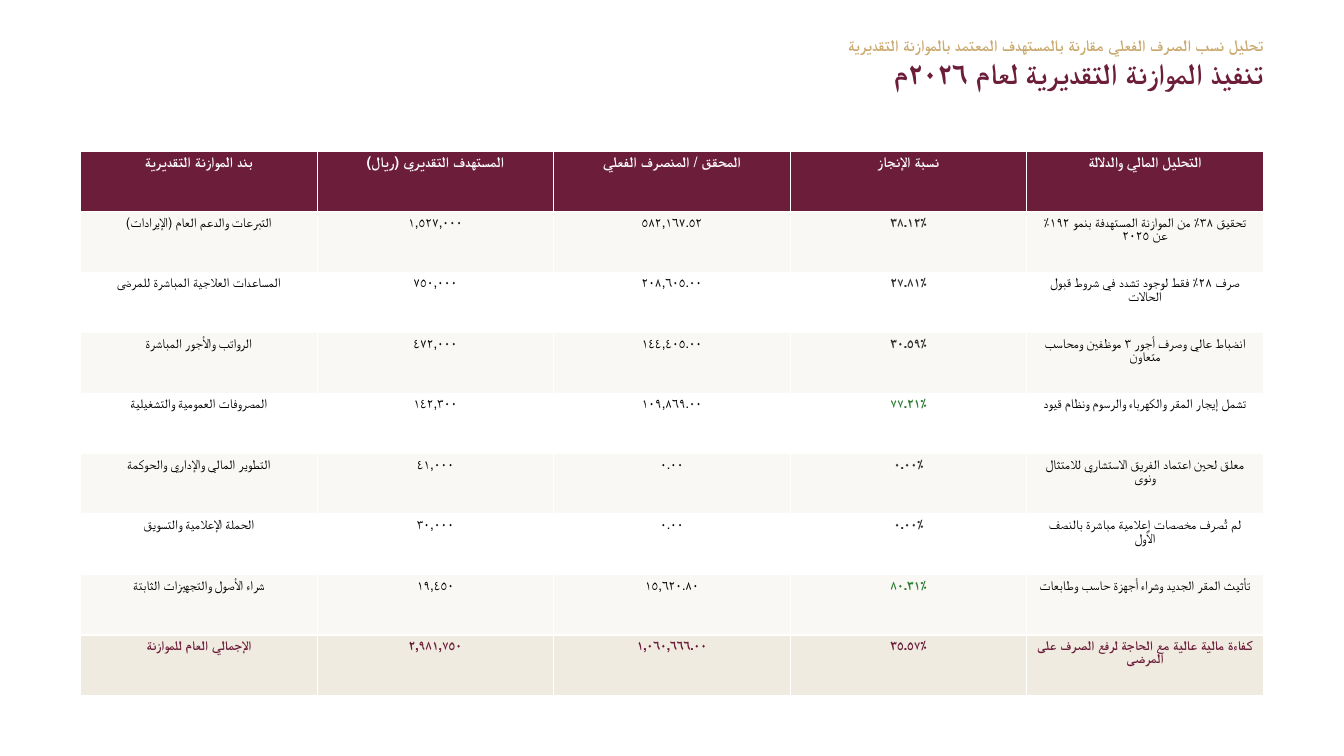
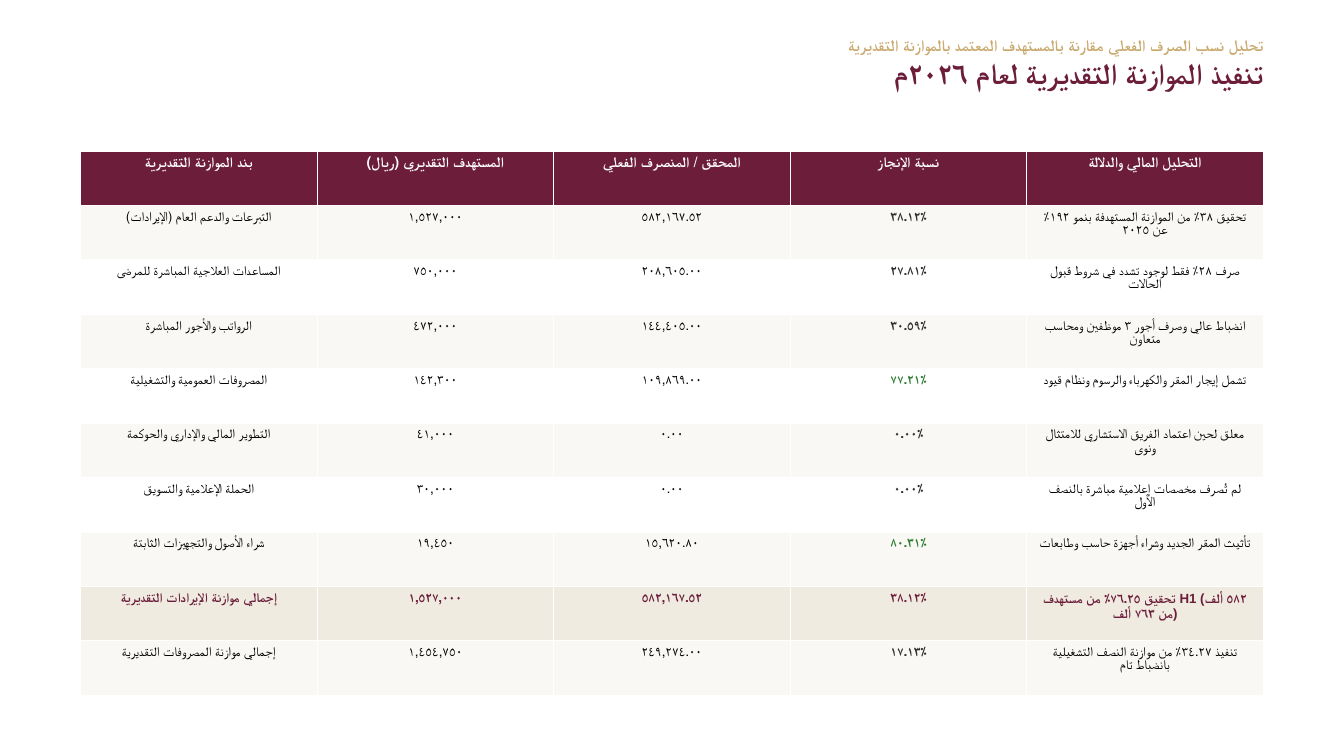
Before and after one commit to DevAseelWaleed/interactiveTabibiReport, a slide deck: slide 6 of التقرير_الاحترافي_المطور/عرض_تقديمي_جمعية_طبيبي_النصف_سنوي_٢٠٢٦.pptx. Drawn at 1344x756 pixels with LibreOffice and Linux fonts; fonts in the diff are those of the drawing. Boxes give left, top, right and bottom in pixels: in the first picture for what was removed or moved away, otherwise in the second. Text is boxed around its words. In the diff, an @@ line names an element or a change of style, - is before the commit and + after.

```diff
--- a/التقرير_الاحترافي_المطور/عرض_تقديمي_جمعية_طبيبي_النصف_سنوي_٢٠٢٦.pptx
+++ b/التقرير_الاحترافي_المطور/عرض_تقديمي_جمعية_طبيبي_النصف_سنوي_٢٠٢٦.pptx
@@ table at box(81, 151, 1265, 696) @@
-row 9: الإجمالي العام للموازنة | ٢,٩٨١,٧٥٠ | ١,٠٦٠,٦٦٦.٠٠ | ٣٥.٥٧٪ | كفاءة مالية عالية مع الحاجة لرفع الصرف على المرضى
+row 9: إجمالي موازنة الإيرادات التقديرية | ١,٥٢٧,٠٠٠ | ٥٨٢,١٦٧.٥٢ | ٣٨.١٢٪ | تحقيق ٧٦.٢٥٪ من مستهدف H1 (٥٨٢ ألف من ٧٦٣ ألف)
+row 10: إجمالي موازنة المصروفات التقديرية | ١,٤٥٤,٧٥٠ | ٢٤٩,٢٧٤.٠٠ | ١٧.١٣٪ | تنفيذ ٣٤.٢٧٪ من موازنة النصف التشغيلية بانضباط تام
```
Also in this commit, not shown: 8 other files.
